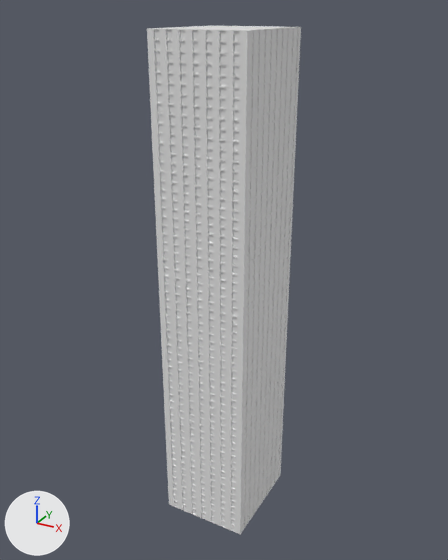
What one commit did to the FBX model Assets/building/building 1 proto 1.fbx.
Both versions are drawn from a 50 mm lens placed at (390.0, -897.0, 737.0), pointed at (-8.0, -173.0, 375.0). The axes (+X, +Y, +Z) are drawn at lower left. The lights are the same throughout. The picture after the commit comes second. Where no turn or scale is listed for an object, it has been applied to the vertices. Vertices at exactly the same position are counted once.
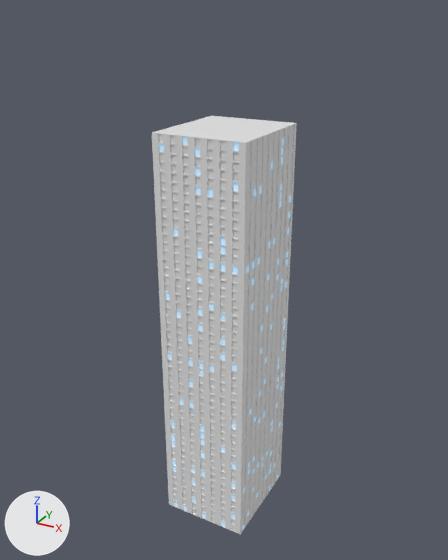
The newer file is also turned or shifted as a whole; pictures and numbers use the older file's frame.

What differs and where, as boxes (x1, y1, x2, y2) in the pictures (448 x 560 px):
```json
{"object": "Cube.081", "change": "reshaped", "before": [147, 25, 301, 534], "after": [152, 116, 297, 534], "on screen": "18% shorter"}
{"part": 1, "of": "me_cube_083", "change": "deleted", "before": [147, 25, 301, 143]}
{"part": 2, "of": "me_cube_083", "change": "recoloured", "before": [159, 137, 291, 530], "after": [159, 137, 291, 530]}
```

Scene script edits in JSON lines:
```json
{"op": "add", "block": "mat_glass_1", "code": ["mat_glass_1 = principled_material('glass 1')", "mat_glass_1.base_color = (0.862, 0.862, 0.862)  # white #efefef", "mat_glass_1.emission_color = (0.000607, 0.0409, 0.0802)  # dark cyan #023950", "mat_glass_1.emission_strength = 5.0"]}
{"block": "me_cube_083", "where": "# used by ob_cube_081; location = (0.0, -179.0, 0.0)"}
{"op": "remove", "block": "me_cube_083", "code": "me_cube_083.from_pydata(...)  # 19988 vertices, 19921 faces; spans x -66.0..66.0, y -75.0..75.0, z -6.0..714.0"}
{"op": "add", "block": "me_cube_083", "code": "me_cube_083.from_pydata(...)  # 16668 vertices, 16601 faces; spans x -66.0..66.0, y -75.0..75.0, z -6.0..594.0"}
{"block": "me_cube_083", "change": "me_cube_083 part 1: 3320 vertices removed from x -66.0..66.0, y -75.0..75.0, z 595.0..714.0"}
{"block": "me_cube_083", "change": "me_cube_083 part 2: 252 faces spanning x -64.0..64.0, y -74.0..74.0, z -5.0..593.0 switch from mat_proto_1 (its picture is missing) to mat_glass_1 (white #efefef, glowing dark cyan #023950)"}
```
